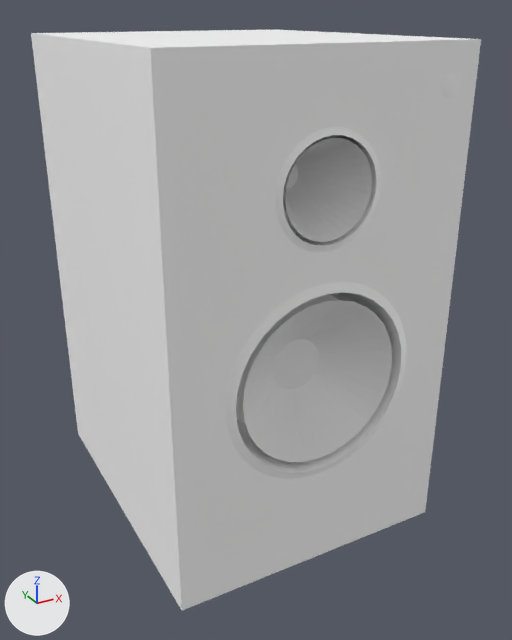
The glTF model Application/Resources/models/Speaker/Speaker.gltf: old version first, new version second.
Both versions are drawn from a 50 mm camera at (-1.33, -2.62, 2.1) aimed at (0.05, -0.11, 0.84). The lights are fixed; the arrows at lower left show +X, +Y and +Z. The picture after the commit comes second. Where no turn or scale is listed for an object, it has been applied to the vertices. Vertices at exactly the same position are counted once.

Objects in the first picture: 'Speaker_Accent', 'Speaker_Tweeter', 'Speaker_Wooker'.
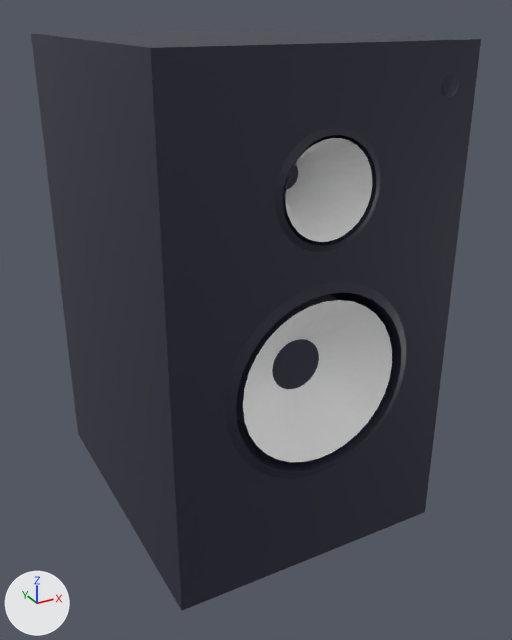
Where the newer file only moved an object's origin or applied its transform, the numbers keep the older frame.

The edits, one by one:
Picture 'Speaker_Tweeter' (img_speaker_tweeter) is new.
Picture 'Speaker_body' (img_speaker_body) is new.
Material 'diaphragmMaterial' (mat_diaphragmmaterial) is new.
Its texture is img_speaker_tweeter.
Material 'bodyMaterial' (mat_bodymaterial) is new.
Uses the picture img_speaker_body.
me_ico球_001 is used by ob_speaker_accent; location (0.0, 0.0, 0.0).
Verts and faces of me_ico球_001; kept vertices keep their numbers, new ones are numbered from 244.
Before the commit, vertices of me_ico球_001: 42 (-0.6, -0.7, 0.0) at pixel (181, 610), 53 (0.6, -0.7, 0.0) at pixel (425, 512), 57 (0.6, 0.7, 0.0), 143 (0.0, -0.7, 0.42) at pixel (317, 473), 145 (0.0, -0.7, 0.0) at pixel (314, 557).
Before the commit, vertices of me_ico球_001: 46 (-0.6, -0.7, 2.0) at pixel (150, 47), 51 (-0.6, 0.7, 2.0) at pixel (30, 33), 146 (0.6, -0.7, 2.0) at pixel (481, 39), 177 (0.0, -0.7, 1.75) at pixel (332, 127), 179 (0.0, -0.7, 2.0) at pixel (336, 42).
me_ico球_001 had 244 vertices, 480 faces and spanned x -0.6..0.6, y -0.71..0.7, z 0.0..2.0.
me_ico球_001 now has 242 vertices, 476 faces and spans x -0.6..0.6, y -0.71..0.7, z 0.0..2.0.
Part 1, on me_ico球_001:
Vertices deleted: 145 (with the faces that use them).
New faces: (42, 57, 53), (42, 53, 143).
Part 2, on me_ico球_001:
Vertices deleted: 179 (with the faces that use them).
New faces: (46, 146, 51), (46, 177, 146).
me_ico球_001 part 3: 472 faces spanning x -0.6..0.6, y -0.71..0.7, z 0.0..2.0 switch from mat_defaultmaterial to mat_bodymaterial.
me_円柱_001 is used by ob_speaker_wooker; location (0.0, 0.0, 0.0).
me_円柱_001 had 64 vertices, 94 faces and spanned x -0.33..0.33, y -0.699..-0.519, z 0.49..1.15.
me_円柱_001 now has 72 vertices, 94 faces and spans x -0.33..0.33, y -0.699..-0.519, z 0.49..1.15.
Part 4, on me_円柱_001:
11 faces are deleted.
8 vertices are added at x -0.324..0.305, y -0.699..-0.519, z 0.546..1.144.
11 new faces join them.
me_円柱_001 part 5: 83 faces spanning x -0.33..0.33, y -0.699..-0.519, z 0.49..1.15 switch from no material to mat_diaphragmmaterial (picture img_speaker_tweeter).

Changed parts and their boxes (x1, y1, x2, y2) in the pictures (512 x 640 px; the box of a moved part takes in the faces that stretch with it):
part 1 of me_ico球_001, reshaped: (183, 474, 424, 610) in both
part 2 of me_ico球_001, reshaped: (34, 33, 481, 127) in both
part 3 of me_ico球_001, recoloured (grey to black): (31, 29, 481, 610) in both
part 4 of me_円柱_001, moved or reshaped: (243, 300, 392, 454) in both
part 5 of me_円柱_001, recoloured: (243, 300, 392, 462) in both
